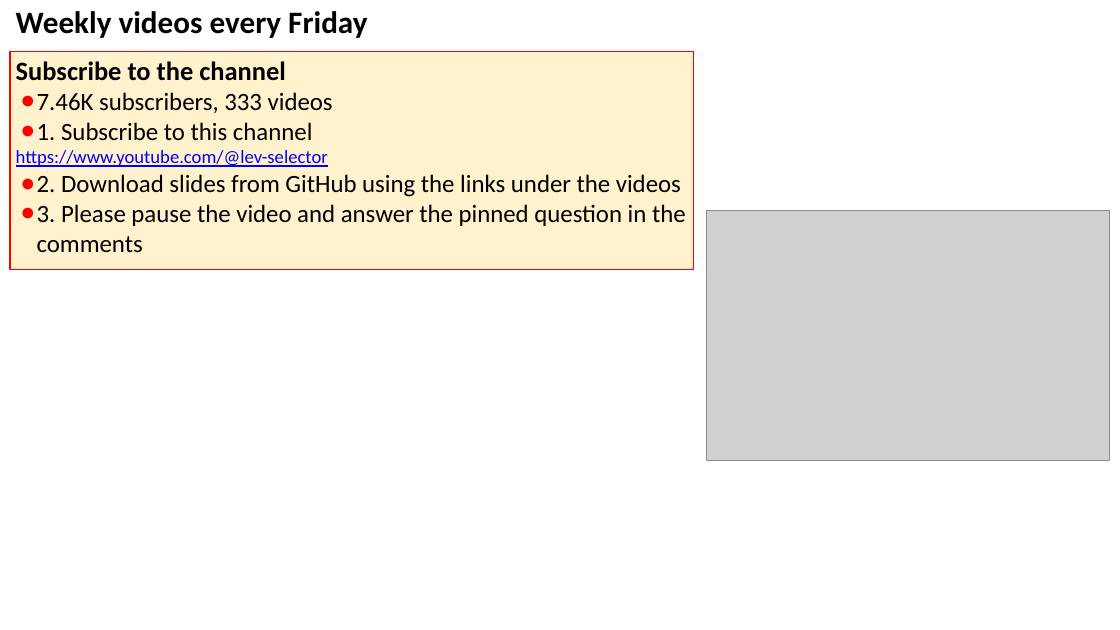
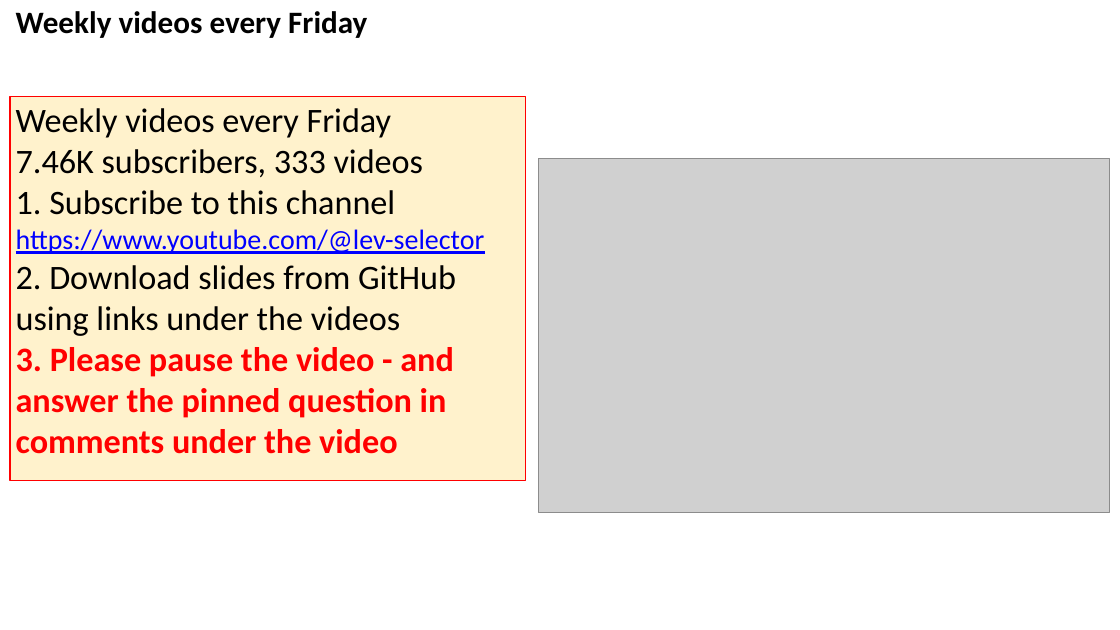
Before and after one commit to lselector/seminar, a slide deck: slide 6 of work/2026-09-18-AI-News-generated.pptx. Drawn at 1120x630 pixels with LibreOffice and Linux fonts; fonts in the diff are those of the drawing; grey boxes stand for pictures. Boxes give left, top, right and bottom in pixels: in the first picture for what was removed or moved away, otherwise in the second. Text is boxed around its words. In the diff, an @@ line names an element or a change of style, - is before the commit and + after.

```diff
--- a/work/2026-09-18-AI-News-generated.pptx
+++ b/work/2026-09-18-AI-News-generated.pptx
@@ rectangle "Weekly videos every Friday": place and size @@
-rectangle "Weekly videos every Friday" at (10,52,693,269)
+rectangle "Weekly videos every Friday" at (10,96,525,480)
@@ text in rectangle at (16,108,392,138): text changed; size 17 to 22 pt; bold off @@
-Subscribe to the channel
+Weekly videos every Friday
@@ text in rectangle at (16,149,485,254): size 16 to 22 pt in "7.46K subscribers, 333 videos", "1. Subscribe to this channel"; size 12 to 18 pt in "https://www.youtube.com/@lev-selector"; bullet ● to none @@
@@ picture: place and size @@
-picture at (707,211,1110,460)
+picture at (539,159,1110,513)
@@ text in rectangle at (16,265,456,454): text changed; size 16 to 22 pt; text colour #000000 to #FF0000; bold on @@
-● 2. Download slides from GitHub using the links under the videos
-● 3. Please pause the video and answer the pinned question in the comments
+2. Download slides from GitHub using links under the videos
+3. Please pause the video - and answer the pinned question in comments under the video
```
Also in this commit, not shown: 10 other slides changed, 27 other files.
